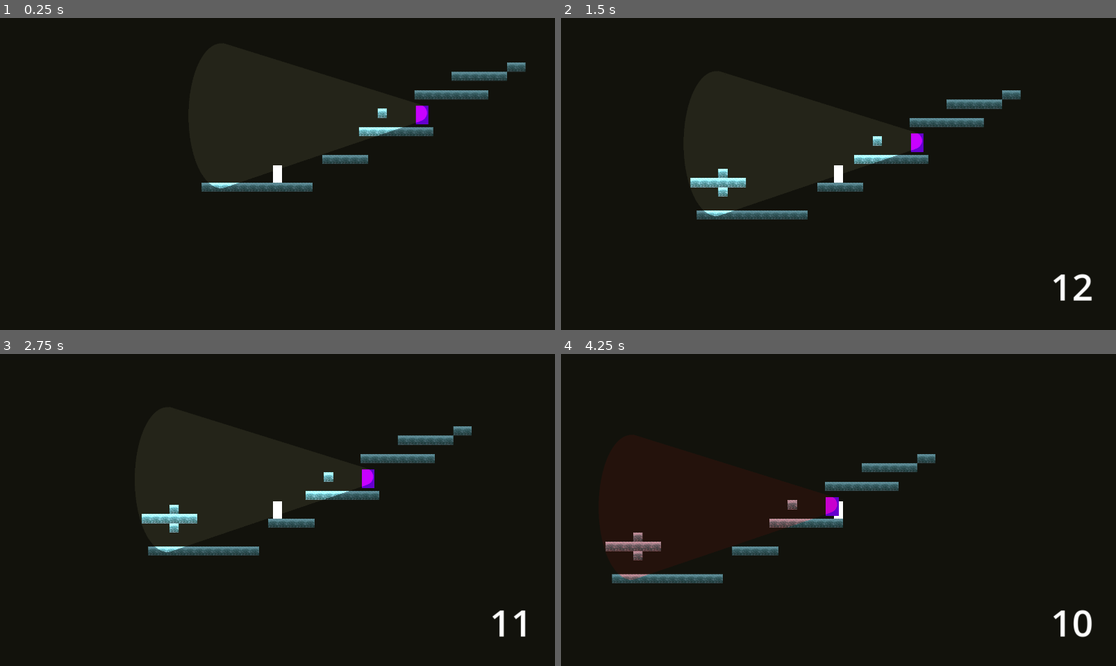
Above: before the commit, frames 1-4 (two rows, left to right).
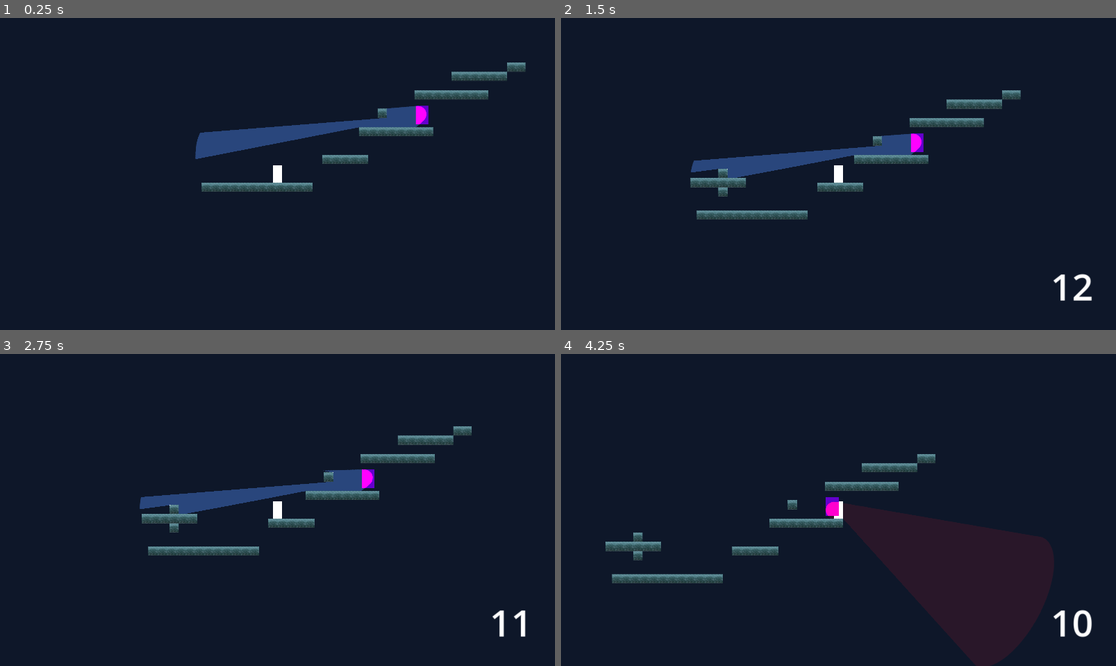
Above: after the commit, the same moments.

Repository: HJohnRoss/LastOfTheLead
Game: Godot game, scene res://scenes/level_1/level_1.tscn
The game is run twice, just before and just after one commit, with the same random seed, the same clock (stepped at 60 frames per second) and the same inputs.
Inputs (mouse positions are in pixels of both pictures, inside the frame that each line leads up to):
- Up to frame 1 (0.25 s): no input
- Up to frame 2 (1.5 s): tap Enter at 0.5 s; move the mouse to (960, 158) at 0.52 s; hold D (right) from 0.53 s (still down); click (960, 158) at 0.6 s; tap Backspace (jump) at 0.77 s; move the mouse to (727, 189) at 1.27 s; click (727, 189) at 1.35 s
- Up to frame 3 (2.75 s): tap Backspace (jump) at 1.52 s; move the mouse to (333, 441) at 2.02 s; release D (right) at 2.03 s; hold A (left) from 2.03 s (still down); click (333, 441) at 2.1 s
- Up to frame 4 (4.25 s): move the mouse to (810, 572) at 2.77 s; release A (left) at 2.78 s; hold D (right) from 2.78 s (still down); click (810, 572) at 2.85 s; tap Backspace (jump) at 3.02, 3.77 s; move the mouse to (1005, 556) at 3.52 s; click (1005, 556) at 3.6 s

The runs differ from the first frame. In frame 1, 89% of the frame differs, in the area x 0-100%, y 0-100%; in frame 2, 89%; in frame 3, 89%; in frame 4, 98%.
Error after the commit: Invalid access to property or key 'global_position' on a base object of type 'Nil'. (res://scenes/light/point_light_2d.gd:13)

Commit message:
messin around

Diff:
--- a/assets/tilemap/ben_tilemap.tres
+++ b/assets/tilemap/ben_tilemap.tres
@@ -1,155 +1,322 @@
-[gd_resource type="TileSet" load_steps=3 format=3 uid="uid://dahm24qvqpuyd"]
-
-[ext_resource type="Texture2D" uid="uid://cr6crx0ll6qcs" path="res://assets/tilemap/test_tile_set.png" id="1_7tl6e"]
+[gd_resource type="TileSet" load_steps=46 format=3 uid="uid://dahm24qvqpuyd"]
+
+[ext_resource type="Texture2D" uid="uid://gfb5dyws0jsl" path="res://assets/tilemap/test_tile_set.png" id="1_7tl6e"]
+
+[sub_resource type="OccluderPolygon2D" id="OccluderPolygon2D_mi0lp"]
+polygon = PackedVector2Array(-8, -8, 8, -8, 8, 8, -8, 8)
+
+[sub_resource type="OccluderPolygon2D" id="OccluderPolygon2D_0a3iy"]
+polygon = PackedVector2Array(-8, -8, 8, -8, 8, 8, -8, 8)
+
+[sub_resource type="OccluderPolygon2D" id="OccluderPolygon2D_mki1y"]
+polygon = PackedVector2Array(-8, -8, 8, -8, 8, 8, -8, 8)
+
+[sub_resource type="OccluderPolygon2D" id="OccluderPolygon2D_ql3t8"]
+polygon = PackedVector2Array(-8, -8, 8, -8, 8, 8, -8, 8)
+
+[sub_resource type="OccluderPolygon2D" id="OccluderPolygon2D_rosx3"]
+polygon = PackedVector2Array(-8, -8, 8, -8, 8, 8, -8, 8)
+
+[sub_resource type="OccluderPolygon2D" id="OccluderPolygon2D_q7dvu"]
+polygon = PackedVector2Array(-8, -8, 8, -8, 8, 8, -8, 8)
+
+[sub_resource type="OccluderPolygon2D" id="OccluderPolygon2D_ifhqh"]
+polygon = PackedVector2Array(-8, -8, 8, -8, 8, 8, -8, 8)
+
+[sub_resource type="OccluderPolygon2D" id="OccluderPolygon2D_632ud"]
+polygon = PackedVector2Array(-8, -8, 8, -8, 8, 8, -8, 8)
+
+[sub_resource type="OccluderPolygon2D" id="OccluderPolygon2D_madps"]
+polygon = PackedVector2Array(-8, -8, 8, -8, 8, 8, -8, 8)
+
+[sub_resource type="OccluderPolygon2D" id="OccluderPolygon2D_rlx36"]
+polygon = PackedVector2Array(-8, -8, 8, -8, 8, 8, -8, 8)
+
+[sub_resource type="OccluderPolygon2D" id="OccluderPolygon2D_77g2o"]
+polygon = PackedVector2Array(-8, -8, 8, -8, 8, 8, -8, 8)
+
+[sub_resource type="OccluderPolygon2D" id="OccluderPolygon2D_ivhr0"]
+polygon = PackedVector2Array(-8, -8, 8, -8, 8, 8, -8, 8)
+
+[sub_resource type="OccluderPolygon2D" id="OccluderPolygon2D_foyhd"]
+polygon = PackedVector2Array(-8, -8, 8, -8, 8, 8, -8, 8)
+
+[sub_resource type="OccluderPolygon2D" id="OccluderPolygon2D_5fh8l"]
+polygon = PackedVector2Array(-8, -8, 8, -8, 8, 8, -8, 8)
+
+[sub_resource type="OccluderPolygon2D" id="OccluderPolygon2D_tfc2a"]
+polygon = PackedVector2Array(-8, -8, 8, -8, 8, 8, -8, 8)
+
+[sub_resource type="OccluderPolygon2D" id="OccluderPolygon2D_wcnk5"]
+polygon = PackedVector2Array(-8, -8, 8, -8, 8, 8, -8, 8)
+
+[sub_resource type="OccluderPolygon2D" id="OccluderPolygon2D_7ntpv"]
+polygon = PackedVector2Array(-8, -8, 8, -8, 8, 8, -8, 8)
+
+[sub_resource type="OccluderPolygon2D" id="OccluderPolygon2D_v8x58"]
+polygon = PackedVector2Array(-8, -8, 8, -8, 8, 8, -8, 8)
+
+[sub_resource type="OccluderPolygon2D" id="OccluderPolygon2D_ipwjy"]
+polygon = PackedVector2Array(-8, -8, 8, -8, 8, 8, -8, 8)
+
+[sub_resource type="OccluderPolygon2D" id="OccluderPolygon2D_wx7ya"]
+polygon = PackedVector2Array(-8, -8, 8, -8, 8, 8, -8, 8)
+
+[sub_resource type="OccluderPolygon2D" id="OccluderPolygon2D_kuheq"]
+polygon = PackedVector2Array(-8, -8, 8, -8, 8, 8, -8, 8)
+
+[sub_resource type="OccluderPolygon2D" id="OccluderPolygon2D_20pni"]
+polygon = PackedVector2Array(-8, -8, 8, -8, 8, 8, -8, 8)
+
+[sub_resource type="OccluderPolygon2D" id="OccluderPolygon2D_svwkx"]
+polygon = PackedVector2Array(-8, -8, 8, -8, 8, 8, -8, 8)
+
+[sub_resource type="OccluderPolygon2D" id="OccluderPolygon2D_ryim0"]
+polygon = PackedVector2Array(-8, -8, 8, -8, 8, 8, -8, 8)
+
+[sub_resource type="OccluderPolygon2D" id="OccluderPolygon2D_bj7hr"]
+polygon = PackedVector2Array(-8, -8, 8, -8, 8, 8, -8, 8)
+
+[sub_resource type="OccluderPolygon2D" id="OccluderPolygon2D_w3vxi"]
+polygon = PackedVector2Array(-8, -8, 8, -8, 8, 8, -8, 8)
+
+[sub_resource type="OccluderPolygon2D" id="OccluderPolygon2D_umgi3"]
+polygon = PackedVector2Array(-8, -8, 8, -8, 8, 8, -8, 8)
+
+[sub_resource type="OccluderPolygon2D" id="OccluderPolygon2D_33si3"]
+polygon = PackedVector2Array(-8, -8, 8, -8, 8, 8, -8, 8)
+
+[sub_resource type="OccluderPolygon2D" id="OccluderPolygon2D_5f2nj"]
+polygon = PackedVector2Array(-8, -8, 8, -8, 8, 8, -8, 8)
+
+[sub_resource type="OccluderPolygon2D" id="OccluderPolygon2D_t3drm"]
+polygon = PackedVector2Array(-8, -8, 8, -8, 8, 8, -8, 8)
+
+[sub_resource type="OccluderPolygon2D" id="OccluderPolygon2D_4n7ny"]
+polygon = PackedVector2Array(-8, -8, 8, -8, 8, 8, -8, 8)
+
+[sub_resource type="OccluderPolygon2D" id="OccluderPolygon2D_11pv2"]
+polygon = PackedVector2Array(-8, -8, 8, -8, 8, 8, -8, 8)
+
+[sub_resource type="OccluderPolygon2D" id="OccluderPolygon2D_oslvk"]
+polygon = PackedVector2Array(-8, -8, 8, -8, 8, 8, -8, 8)
+
+[sub_resource type="OccluderPolygon2D" id="OccluderPolygon2D_12kxt"]
+polygon = PackedVector2Array(-8, -8, 8, -8, 8, 8, -8, 8)
+
+[sub_resource type="OccluderPolygon2D" id="OccluderPolygon2D_cienx"]
+polygon = PackedVector2Array(-8, -8, 8, -8, 8, 8, -8, 8)
+
+[sub_resource type="OccluderPolygon2D" id="OccluderPolygon2D_7td88"]
+polygon = PackedVector2Array(-8, -8, 8, -8, 8, 8, -8, 8)
+
+[sub_resource type="OccluderPolygon2D" id="OccluderPolygon2D_uejny"]
+polygon = PackedVector2Array(-8, -8, 8, -8, 8, 8, -8, 8)
+
+[sub_resource type="OccluderPolygon2D" id="OccluderPolygon2D_w31tu"]
+polygon = PackedVector2Array(-8, -8, 8, -8, 8, 8, -8, 8)
+
+[sub_resource type="OccluderPolygon2D" id="OccluderPolygon2D_b72at"]
+polygon = PackedVector2Array(-8, -8, 8, -8, 8, 8, -8, 8)
+
+[sub_resource type="OccluderPolygon2D" id="OccluderPolygon2D_pq4ak"]
+polygon = PackedVector2Array(-8, -8, 8, -8, 8, 8, -8, 8)
+
+[sub_resource type="OccluderPolygon2D" id="OccluderPolygon2D_nk86b"]
+polygon = PackedVector2Array(-8, -8, 8, -8, 8, 8, -8, 8)
+
+[sub_resource type="OccluderPolygon2D" id="OccluderPolygon2D_p87wo"]
+polygon = PackedVector2Array(-8, -8, 8, -8, 8, 8, -8, 8)
+
+[sub_resource type="OccluderPolygon2D" id="OccluderPolygon2D_puyky"]
+polygon = PackedVector2Array(-8, -8, 8, -8, 8, 8, -8, 8)
 
 [sub_resource type="TileSetAtlasSource" id="TileSetAtlasSource_xdtuv"]
 texture = ExtResource("1_7tl6e")
 1:1/0 = 0
+1:1/0/occlusion_layer_0/polygon = SubResource("OccluderPolygon2D_foyhd")
 1:1/0/physics_layer_0/linear_velocity = Vector2(0, 0)
 1:1/0/physics_layer_0/angular_velocity = 0.0
 1:1/0/physics_layer_0/polygon_0/points = PackedVector2Array(-8, -8, 8, -8, 8, 8, -8, 8)
 2:1/0 = 0
+2:1/0/occlusion_layer_0/polygon = SubResource("OccluderPolygon2D_v8x58")
 2:1/0/physics_layer_0/linear_velocity = Vector2(0, 0)
 2:1/0/physics_layer_0/angular_velocity = 0.0
 2:1/0/physics_layer_0/polygon_0/points = PackedVector2Array(-8, -8, 8, -8, 8, 8, -8, 8)
 3:1/0 = 0
+3:1/0/occlusion_layer_0/polygon = SubResource("OccluderPolygon2D_svwkx")
 3:1/0/physics_layer_0/linear_velocity = Vector2(0, 0)
 3:1/0/physics_layer_0/angular_velocity = 0.0
 3:1/0/physics_layer_0/polygon_0/points = PackedVector2Array(-8, -8, 8, -8, 8, 8, -8, 8)
 5:1/0 = 0
+5:1/0/occlusion_layer_0/polygon = SubResource("OccluderPolygon2D_33si3")
 5:1/0/physics_layer_0/linear_velocity = Vector2(0, 0)
 5:1/0/physics_layer_0/angular_velocity = 0.0
 5:1/0/physics_layer_0/polygon_0/points = PackedVector2Array(-8, -8, 8, -8, 8, 8, -8, 8)
 6:1/0 = 0
+6:1/0/occlusion_layer_0/polygon = SubResource("OccluderPolygon2D_oslvk")
 6:1/0/physics_layer_0/linear_velocity = Vector2(0, 0)
 6:1/0/physics_layer_0/angular_velocity = 0.0
 6:1/0/physics_layer_0/polygon_0/points = PackedVector2Array(-8, -8, 8, -8, 8, 8, -8, 8)
 8:1/0 = 0
+8:1/0/occlusion_layer_0/polygon = SubResource("OccluderPolygon2D_w31tu")
 8:1/0/physics_layer_0/linear_velocity = Vector2(0, 0)
 8:1/0/physics_layer_0/angular_velocity = 0.0
 8:1/0/physics_layer_0/polygon_0/points = PackedVector2Array(-8, -8, 8, -8, 8, 8, -8, 8)
 9:1/0 = 0
+9:1/0/occlusion_layer_0/polygon = SubResource("OccluderPolygon2D_p87wo")
 9:1/0/physics_layer_0/linear_velocity = Vector2(0, 0)
 9:1/0/physics_layer_0/angular_velocity = 0.0
 9:1/0/physics_layer_0/polygon_0/points = PackedVector2Array(-8, -8, 8, -8, 8, 8, -8, 8)
 10:1/0 = 0
+10:1/0/occlusion_layer_0/polygon = SubResource("OccluderPolygon2D_mi0lp")
 10:1/0/physics_layer_0/linear_velocity = Vector2(0, 0)
 10:1/0/physics_layer_0/angular_velocity = 0.0
 10:1/0/physics_layer_0/polygon_0/points = PackedVector2Array(-8, -8, 8, -8, 8, 8, -8, 8)
 12:1/0 = 0
+12:1/0/occlusion_layer_0/polygon = SubResource("OccluderPolygon2D_rosx3")
 12:1/0/physics_layer_0/linear_velocity = Vector2(0, 0)
 12:1/0/physics_layer_0/angular_velocity = 0.0
 12:1/0/physics_layer_0/polygon_0/points = PackedVector2Array(-8, -8, 8, -8, 8, 8, -8, 8)
 13:1/0 = 0
+13:1/0/occlusion_layer_0/polygon = SubResource("OccluderPolygon2D_madps")
 13:1/0/physics_layer_0/linear_velocity = Vector2(0, 0)
 13:1/0/physics_layer_0/angular_velocity = 0.0
 13:1/0/physics_layer_0/polygon_0/points = PackedVector2Array(-8, -8, 8, -8, 8, 8, -8, 8)
 15:1/0 = 0
+15:1/0/occlusion_layer_0/polygon = SubResource("OccluderPolygon2D_ivhr0")
 15:1/0/physics_layer_0/linear_velocity = Vector2(0, 0)
 15:1/0/physics_layer_0/angular_velocity = 0.0
 15:1/0/physics_layer_0/polygon_0/points = PackedVector2Array(-8, -8, 8, -8, 8, 8, -8, 8)
 1:2/0 = 0
+1:2/0/occlusion_layer_0/polygon = SubResource("OccluderPolygon2D_5fh8l")
 1:2/0/physics_layer_0/linear_velocity = Vector2(0, 0)
 1:2/0/physics_layer_0/angular_velocity = 0.0
 1:2/0/physics_layer_0/polygon_0/points = PackedVector2Array(-8, -8, 8, -8, 8, 8, -8, 8)
 2:2/0 = 0
+2:2/0/occlusion_layer_0/polygon = SubResource("OccluderPolygon2D_ipwjy")
 2:2/0/physics_layer_0/linear_velocity = Vector2(0, 0)
 2:2/0/physics_layer_0/angular_velocity = 0.0
 2:2/0/physics_layer_0/polygon_0/points = PackedVector2Array(-8, -8, 8, -8, 8, 8, -8, 8)
 3:2/0 = 0
+3:2/0/occlusion_layer_0/polygon = SubResource("OccluderPolygon2D_ryim0")
 3:2/0/physics_layer_0/linear_velocity = Vector2(0, 0)
 3:2/0/physics_layer_0/angular_velocity = 0.0
 3:2/0/physics_layer_0/polygon_0/points = PackedVector2Array(-8, -8, 8, -8, 8, 8, -8, 8)
 5:2/0 = 0
+5:2/0/occlusion_layer_0/polygon = SubResource("OccluderPolygon2D_5f2nj")
 5:2/0/physics_layer_0/linear_velocity = Vector2(0, 0)
 5:2/0/physics_layer_0/angular_velocity = 0.0
 5:2/0/physics_layer_0/polygon_0/points = PackedVector2Array(-8, -8, 8, -8, 8, 8, -8, 8)
 6:2/0 = 0
+6:2/0/occlusion_layer_0/polygon = SubResource("OccluderPolygon2D_12kxt")
 6:2/0/physics_layer_0/linear_velocity = Vector2(0, 0)
 6:2/0/physics_layer_0/angular_velocity = 0.0
 6:2/0/physics_layer_0/polygon_0/points = PackedVector2Array(-8, -8, 8, -8, 8, 8, -8, 8)
 8:2/0 = 0
+8:2/0/occlusion_layer_0/polygon = SubResource("OccluderPolygon2D_b72at")
 8:2/0/physics_layer_0/linear_velocity = Vector2(0, 0)
 8:2/0/physics_layer_0/angular_velocity = 0.0
 8:2/0/physics_layer_0/polygon_0/points = PackedVector2Array(-8, -8, 8, -8, 8, 8, -8, 8)
 10:2/0 = 0
+10:2/0/occlusion_layer_0/polygon = SubResource("OccluderPolygon2D_0a3iy")
 10:2/0/physics_layer_0/linear_velocity = Vector2(0, 0)
 10:2/0/physics_layer_0/angular_velocity = 0.0
 10:2/0/physics_layer_0/polygon_0/points = PackedVector2Array(-8, -8, 8, -8, 8, 8, -8, 8)
 12:2/0 = 0
+12:2/0/occlusion_layer_0/polygon = SubResource("OccluderPolygon2D_q7dvu")
 12:2/0/physics_layer_0/linear_velocity = Vector2(0, 0)
 12:2/0/physics_layer_0/angular_velocity = 0.0
 12:2/0/physics_layer_0/polygon_0/points = PackedVector2Array(-8, -8, 8, -8, 8, 8, -8, 8)
 13:2/0 = 0
+13:2/0/occlusion_layer_0/polygon = SubResource("OccluderPolygon2D_rlx36")
 13:2/0/physics_layer_0/linear_velocity = Vector2(0, 0)
 13:2/0/physics_layer_0/angular_velocity = 0.0
 13:2/0/physics_layer_0/polygon_0/points = PackedVector2Array(-8, -8, 8, -8, 8, 8, -8, 8)
 1:3/0 = 0
+1:3/0/occlusion_layer_0/polygon = SubResource("OccluderPolygon2D_tfc2a")
 1:3/0/physics_layer_0/linear_velocity = Vector2(0, 0)
 1:3/0/physics_layer_0/angular_velocity = 0.0
 2:3/0 = 0
+2:3/0/occlusion_layer_0/polygon = SubResource("OccluderPolygon2D_wx7ya")
 2:3/0/physics_layer_0/linear_velocity = Vector2(0, 0)
 2:3/0/physics_layer_0/angular_velocity = 0.0
 3:3/0 = 0
+3:3/0/occlusion_layer_0/polygon = SubResource("OccluderPolygon2D_bj7hr")
 3:3/0/physics_layer_0/linear_velocity = Vector2(0, 0)
 3:3/0/physics_layer_0/angular_velocity = 0.0
 5:3/0 = 0
+5:3/0/occlusion_layer_0/polygon = SubResource("OccluderPolygon2D_t3drm")
 5:3/0/physics_layer_0/linear_velocity = Vector2(0, 0)
 5:3/0/physics_layer_0/angular_velocity = 0.0
 5:3/0/physics_layer_0/polygon_0/points = PackedVector2Array(-8, -8, 8, -8, 8, 8, -8, 8)
 6:3/0 = 0
+6:3/0/occlusion_layer_0/polygon = SubResource("OccluderPolygon2D_cienx")
 6:3/0/physics_layer_0/linear_velocity = Vector2(0, 0)
 6:3/0/physics_layer_0/angular_velocity = 0.0
 6:3/0/physics_layer_0/polygon_0/points = PackedVector2Array(-8, -8, 8, -8, 8, 8, -8, 8)
 8:4/0 = 0
+8:4/0/occlusion_layer_0/polygon = SubResource("OccluderPolygon2D_pq4ak")
 8:4/0/physics_layer_0/linear_velocity = Vector2(0, 0)
 8:4/0/physics_layer_0/angular_velocity = 0.0
 8:4/0/physics_layer_0/polygon_0/points = PackedVector2Array(-8, -8, 8, -8, 8, 8, -8, 8)
 10:4/0 = 0
+10:4/0/occlusion_layer_0/polygon = SubResource("OccluderPolygon2D_mki1y")
 10:4/0/physics_layer_0/linear_velocity = Vector2(0, 0)
 10:4/0/physics_layer_0/angular_velocity = 0.0
 10:4/0/physics_layer_0/polygon_0/points = PackedVector2Array(-8, -8, 8, -8, 8, 8, -8, 8)
 12:4/0 = 0
+12:4/0/occlusion_layer_0/polygon = SubResource("OccluderPolygon2D_ifhqh")
 12:4/0/physics_layer_0/linear_velocity = Vector2(0, 0)
 12:4/0/physics_layer_0/angular_velocity = 0.0
 12:4/0/physics_layer_0/polygon_0/points = PackedVector2Array(-8, -8, 8, -8, 8, 8, -8, 8)
 13:4/0 = 0
+13:4/0/occlusion_layer_0/polygon = SubResource("OccluderPolygon2D_77g2o")
 13:4/0/physics_layer_0/linear_velocity = Vector2(0, 0)
 13:4/0/physics_layer_0/angular_velocity = 0.0
 13:4/0/physics_layer_0/polygon_0/points = PackedVector2Array(-8, -8, 8, -8, 8, 8, -8, 8)
 1:5/0 = 0
+1:5/0/occlusion_layer_0/polygon = SubResource("OccluderPolygon2D_wcnk5")
 1:5/0/physics_layer_0/linear_velocity = Vector2(0, 0)
 1:5/0/physics_layer_0/angular_velocity = 0.0
 1:5/0/physics_layer_0/polygon_0/points = PackedVector2Array(-8, -8, 8, -8, 8, 8, -8, 8)
 2:5/0 = 0
+2:5/0/occlusion_layer_0/polygon = SubResource("OccluderPolygon2D_kuheq")
 2:5/0/physics_layer_0/linear_velocity = Vector2(0, 0)
 2:5/0/physics_layer_0/angular_velocity = 0.0
 2:5/0/physics_layer_0/polygon_0/points = PackedVector2Array(-8, -8, 8, -8, 8, 8, -8, 8)
 3:5/0 = 0
+3:5/0/occlusion_layer_0/polygon = SubResource("OccluderPolygon2D_w3vxi")
 3:5/0/physics_layer_0/linear_velocity = Vector2(0, 0)
 3:5/0/physics_layer_0/angular_velocity = 0.0
 3:5/0/physics_layer_0/polygon_0/points = PackedVector2Array(-8, -8, 8, -8, 8, 8, -8, 8)
 5:5/0 = 0
+5:5/0/occlusion_layer_0/polygon = SubResource("OccluderPolygon2D_4n7ny")
 5:5/0/physics_layer_0/linear_velocity = Vector2(0, 0)
 5:5/0/physics_layer_0/angular_velocity = 0.0
 5:5/0/physics_layer_0/polygon_0/points = PackedVector2Array(-8, -8, 8, -8, 8, 8, -8, 8)
 6:5/0 = 0
+6:5/0/occlusion_layer_0/polygon = SubResource("OccluderPolygon2D_7td88")
 6:5/0/physics_layer_0/linear_velocity = Vector2(0, 0)
 6:5/0/physics_layer_0/angular_velocity = 0.0
 6:5/0/physics_layer_0/polygon_0/points = PackedVector2Array(-8, -8, 8, -8, 8, 8, -8, 8)
 8:5/0 = 0
+8:5/0/occlusion_layer_0/polygon = SubResource("OccluderPolygon2D_nk86b")
 8:5/0/physics_layer_0/linear_velocity = Vector2(0, 0)
 8:5/0/physics_layer_0/angular_velocity = 0.0
 8:5/0/physics_layer_0/polygon_0/points = PackedVector2Array(-8, -8, 8, -8, 8, 8, -8, 8)
 9:5/0 = 0
+9:5/0/occlusion_layer_0/polygon = SubResource("OccluderPolygon2D_puyky")
 9:5/0/physics_layer_0/linear_velocity = Vector2(0, 0)
 9:5/0/physics_layer_0/angular_velocity = 0.0
 9:5/0/physics_layer_0/polygon_0/points = PackedVector2Array(-8, -8, 8, -8, 8, 8, -8, 8)
 10:5/0 = 0
+10:5/0/occlusion_layer_0/polygon = SubResource("OccluderPolygon2D_ql3t8")
 10:5/0/physics_layer_0/linear_velocity = Vector2(0, 0)
 10:5/0/physics_layer_0/angular_velocity = 0.0
 10:5/0/physics_layer_0/polygon_0/points = PackedVector2Array(-8, -8, 8, -8, 8, 8, -8, 8)
 12:5/0 = 0
+12:5/0/occlusion_layer_0/polygon = SubResource("OccluderPolygon2D_632ud")
 12:5/0/physics_layer_0/linear_velocity = Vector2(0, 0)
 12:5/0/physics_layer_0/angular_velocity = 0.0
 12:5/0/physics_layer_0/polygon_0/points = PackedVector2Array(-8, -8, 8, -8, 8, 8, -8, 8)
@@ -158,26 +325,32 @@
 13:5/0/physics_layer_0/angular_velocity = 0.0
 13:5/0/physics_layer_0/polygon_0/points = PackedVector2Array(-8, -8, 8, -8, 8, 8, -8, 8)
 1:6/0 = 0
+1:6/0/occlusion_layer_0/polygon = SubResource("OccluderPolygon2D_7ntpv")
 1:6/0/physics_layer_0/linear_velocity = Vector2(0, 0)
 1:6/0/physics_layer_0/angular_velocity = 0.0
 1:6/0/physics_layer_0/polygon_0/points = PackedVector2Array(-8, -8, 8, -8, 8, 8, -8, 8)
 2:6/0 = 0
+2:6/0/occlusion_layer_0/polygon = SubResource("OccluderPolygon2D_20pni")
 2:6/0/physics_layer_0/linear_velocity = Vector2(0, 0)
 2:6/0/physics_layer_0/angular_velocity = 0.0
 2:6/0/physics_layer_0/polygon_0/points = PackedVector2Array(-8, -8, 8, -8, 8, 8, -8, 8)
 3:6/0 = 0
+3:6/0/occlusion_layer_0/polygon = SubResource("OccluderPolygon2D_umgi3")
 3:6/0/physics_layer_0/linear_velocity = Vector2(0, 0)
 3:6/0/physics_layer_0/angular_velocity = 0.0
 3:6/0/physics_layer_0/polygon_0/points = PackedVector2Array(-8, -8, 8, -8, 8, 8, -8, 8)
 5:6/0 = 0
+5:6/0/occlusion_layer_0/polygon = SubResource("OccluderPolygon2D_11pv2")
 5:6/0/physics_layer_0/linear_velocity = Vector2(0, 0)
 5:6/0/physics_layer_0/angular_velocity = 0.0
 5:6/0/physics_layer_0/polygon_0/points = PackedVector2Array(-8, -8, 8, -8, 8, 8, -8, 8)
 6:6/0 = 0
+6:6/0/occlusion_layer_0/polygon = SubResource("OccluderPolygon2D_uejny")
 6:6/0/physics_layer_0/linear_velocity = Vector2(0, 0)
 6:6/0/physics_layer_0/angular_velocity = 0.0
 6:6/0/physics_layer_0/polygon_0/points = PackedVector2Array(-8, -8, 8, -8, 8, 8, -8, 8)
 
 [resource]
+occlusion_layer_0/light_mask = 1
 physics_layer_0/collision_layer = 1
 sources/0 = SubResource("TileSetAtlasSource_xdtuv")
--- a/scenes/level_1/level_1.tscn
+++ b/scenes/level_1/level_1.tscn
@@ -9,7 +9,7 @@
 [node name="Level1" type="Node2D"]
 
 [node name="background" type="Sprite2D" parent="."]
-modulate = Color(0.0702535, 0.070708, 0.0491942, 1)
+modulate = Color(0.0537784, 0.0913745, 0.162316, 1)
 position = Vector2(750, -571)
 scale = Vector2(4724, 6700)
 texture = SubResource("CanvasTexture_gqqwt")
--- a/scenes/light/point_light_2d.gd
+++ b/scenes/light/point_light_2d.gd
@@ -10,6 +10,7 @@
 
 func _process(delta: float) -> void:
 	player_in_light()
+	look_at(player.global_position)
 
 func player_in_light():
 	var space_state = get_world_2d().direct_space_state
--- a/scenes/light/point_light_2d.tscn
+++ b/scenes/light/point_light_2d.tscn
@@ -1,11 +1,13 @@
 [gd_scene load_steps=3 format=3 uid="uid://24cpksp7nedu"]
 
-[ext_resource type="Texture2D" uid="uid://cvo3627gxi2l8" path="res://assets/temp/Light.png" id="1_y0y7m"]
+[ext_resource type="Texture2D" uid="uid://xtn5d3nrimnn" path="res://assets/temp/Light.png" id="1_y0y7m"]
 [ext_resource type="Script" path="res://scenes/light/point_light_2d.gd" id="2_xj06h"]
 
 [node name="PointLight2D" type="PointLight2D"]
 scale = Vector2(0.5, 0.5)
+energy = 2.0
 shadow_enabled = true
+shadow_item_cull_mask = 3
 texture = ExtResource("1_y0y7m")
 offset = Vector2(400, 0)
 script = ExtResource("2_xj06h")
--- a/scenes/player/player.tscn
+++ b/scenes/player/player.tscn
@@ -41,6 +41,4 @@
 [node name="MarkerFeet" type="Marker2D" parent="."]
 position = Vector2(0, 15)
 
-[node name="MarkerBody" type="Marker2D" parent="."]
-
 [connection signal="timeout" from="ReloadTimer" to="." method="_on_reload_timer_timeout"]
